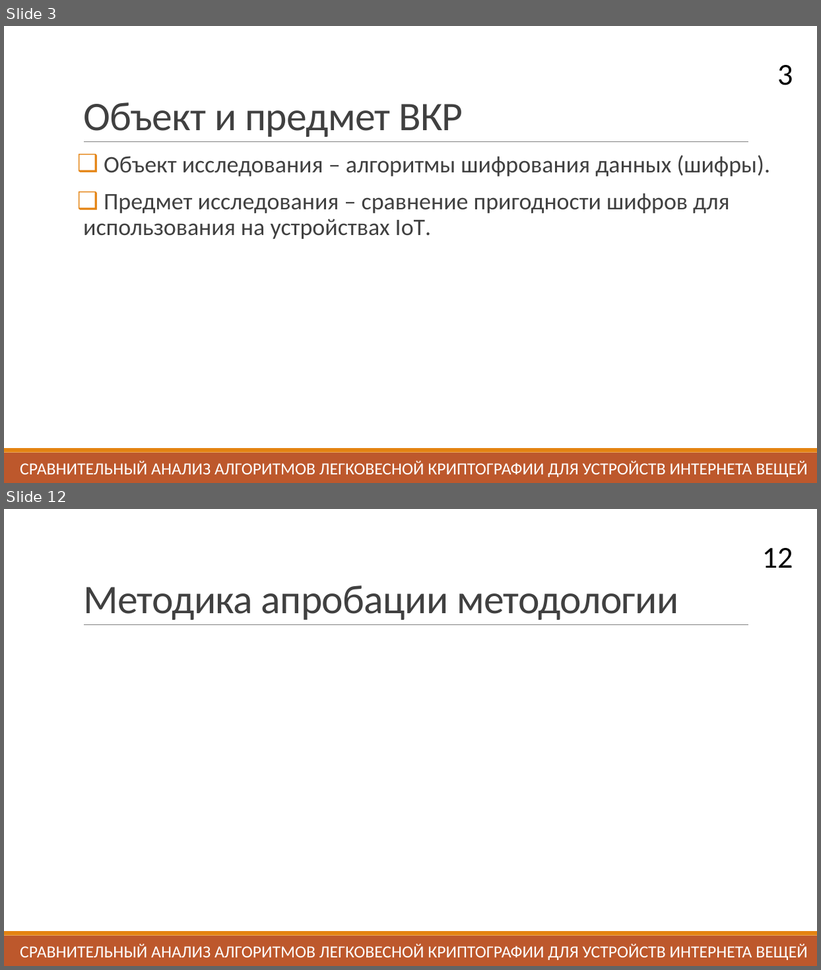
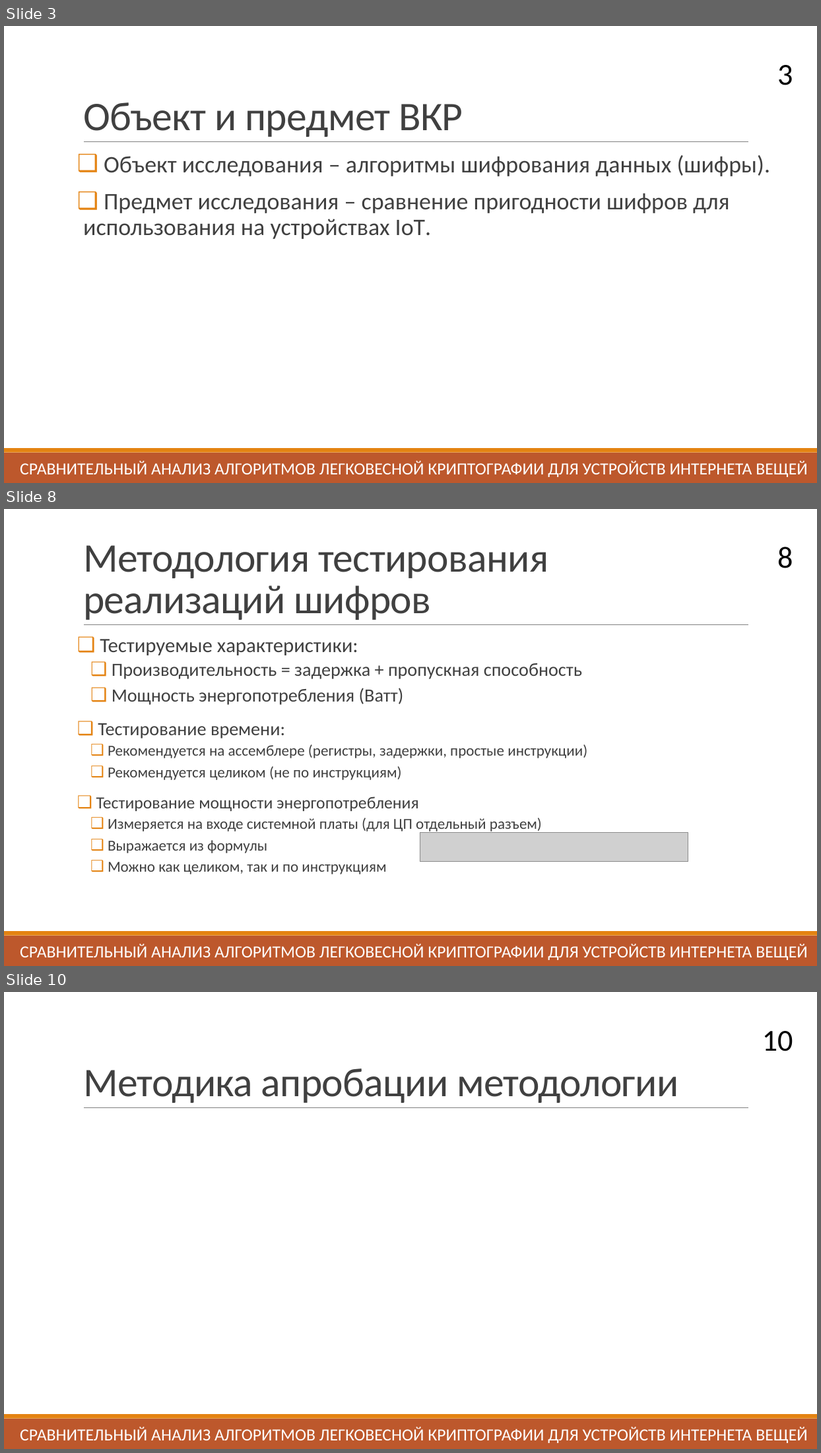
Before and after one commit to daniel-momot/GraduateWork, a slide deck: Выступление/Презентация.pptx. Shown one above the other, each under a label of ours: slides 3 and 12 before the commit, slides 3, 8 and 10 after it; the slides between them are not shown. The pictures are 821x970 and 821x1453 pixels, drawn with LibreOffice and Linux fonts; fonts in the diff are those of the drawing; grey boxes stand for pictures. Boxes give left, top, right and bottom in pixels: in the first picture for what was removed or moved away, otherwise in the second. Text is boxed around its words. In the diff, an @@ line names an element or a change of style, - is before the commit and + after.

```diff
--- a/Выступление/Презентация.pptx
+++ b/Выступление/Презентация.pptx
@@ slide 8 added at bbox=[4, 509, 817, 966], background #FFFFFF; not listed: 3 template elements that a slide beside it also shows @@
@@ title added at bbox=[83, 545, 548, 620], 48 pt, text #404040 @@
+Методология тестирования реализаций шифров
@@ page number added at bbox=[778, 547, 793, 568], 36 pt, text #000000 @@
+8
@@ text added at bbox=[96, 639, 587, 875], 18 pt, text #404040 @@
+❑ Тестируемые характеристики:
+  ❑ Производительность = задержка + пропускная способность
+  ❑ Мощность энергопотребления (Ватт)
+❑ Тестирование времени:
+  ❑ Рекомендуется на ассемблере (регистры, задержки, простые инструкции)
+  ❑ Рекомендуется целиком (не по инструкциям)
+❑ Тестирование мощности энергопотребления
+  ❑ Измеряется на входе системной платы (для ЦП отдельный разъем)
+  ❑ Выражается из формулы
+  ❑ Можно как целиком, так и по инструкциям
@@ picture added at bbox=[420, 833, 688, 861] @@
@@ text added at bbox=[20, 944, 807, 960], 20 pt, text #FFFFFF @@
+СРАВНИТЕЛЬНЫЙ АНАЛИЗ АЛГОРИТМОВ ЛЕГКОВЕСНОЙ КРИПТОГРАФИИ ДЛЯ УСТРОЙСТВ ИНТЕРНЕТА ВЕЩЕЙ
@@ what was slide 12 is now slide 10 @@
@@ page number at bbox=[762, 1031, 793, 1051]: text changed @@
-12
+10
```
Also in this commit, not shown: 10 slides changed, 1 other slide added, 1 slide removed.
